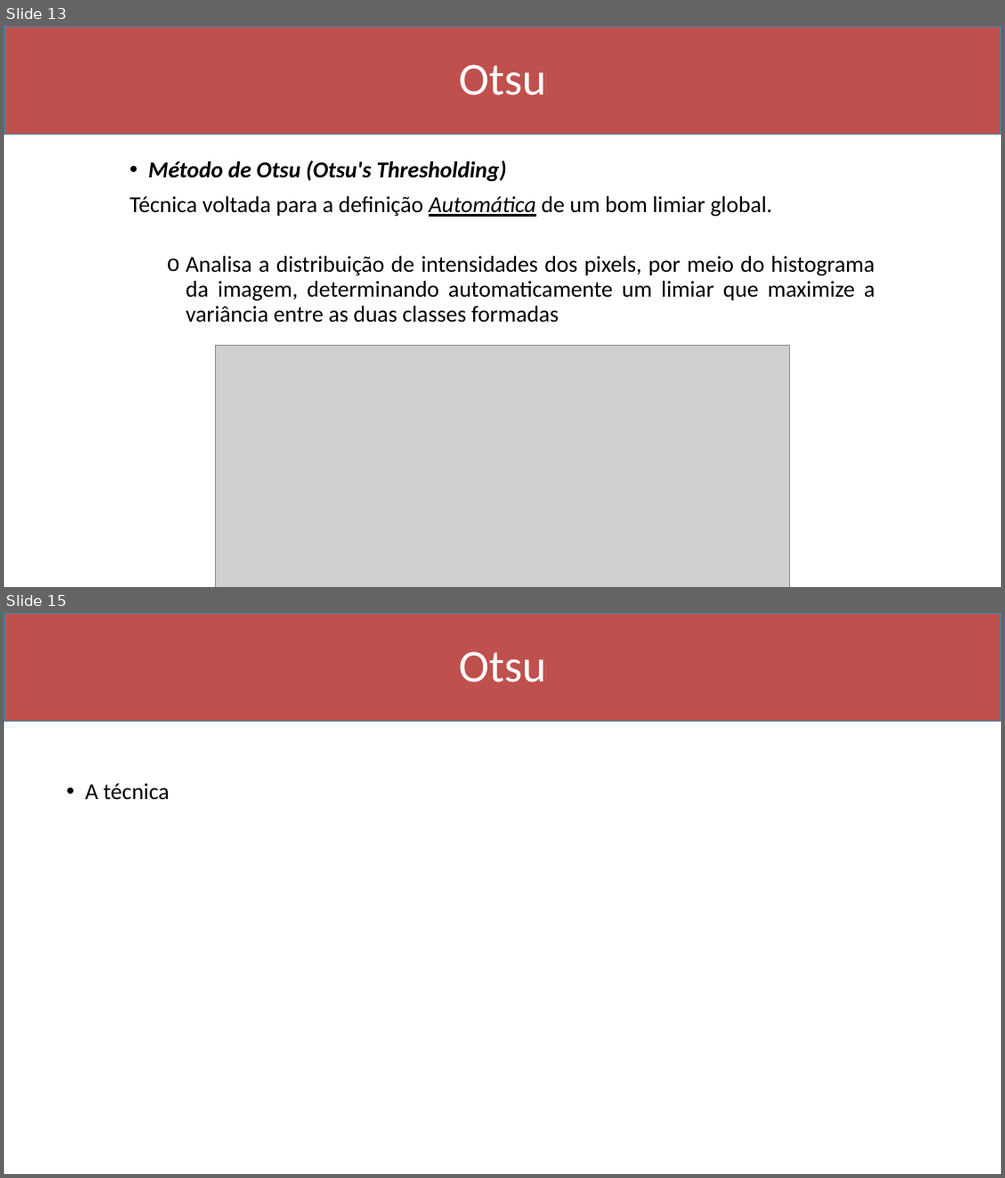
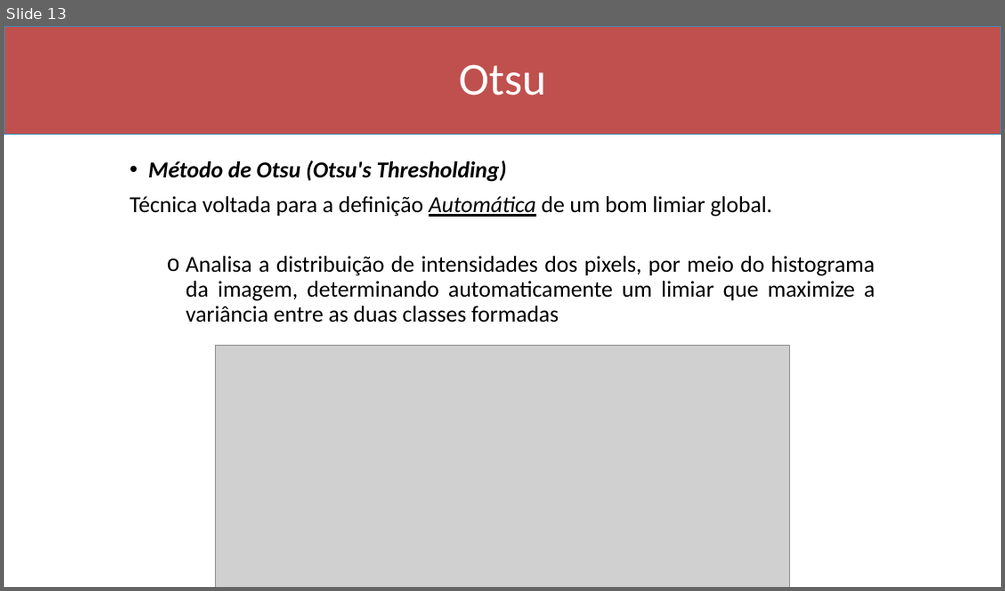
Before and after one commit to Marcio-Salmazo/Aulas, a slide deck: Processamento de Imagens/Slides/09 - Limiarizacao.pptx. Shown one above the other, each under a label of ours: slides 13 and 15 before the commit, slide 13 after it; the slides between them are not shown. The pictures are 1005x1178 and 1005x591 pixels, drawn with LibreOffice and Linux fonts; fonts in the diff are those of the drawing; grey boxes stand for pictures. Boxes give left, top, right and bottom in pixels: in the first picture for what was removed or moved away, otherwise in the second. Text is boxed around its words. In the diff, an @@ line names an element or a change of style, - is before the commit and + after.

```diff
--- a/Processamento de Imagens/Slides/09 - Limiarizacao.pptx
+++ b/Processamento de Imagens/Slides/09 - Limiarizacao.pptx
@@ slide 15 removed at <box>4,613,1001,1174</box>, background #FFFFFF @@
@@ rectangle removed at <box>4,613,1001,722</box> @@
@@ title removed at <box>459,651,546,682</box> @@
-Otsu
@@ text removed at <box>85,783,170,799</box> @@
-• A técnica
```
Also in this commit, not shown: 2 slides changed, 4 slides added, 1 other file.
